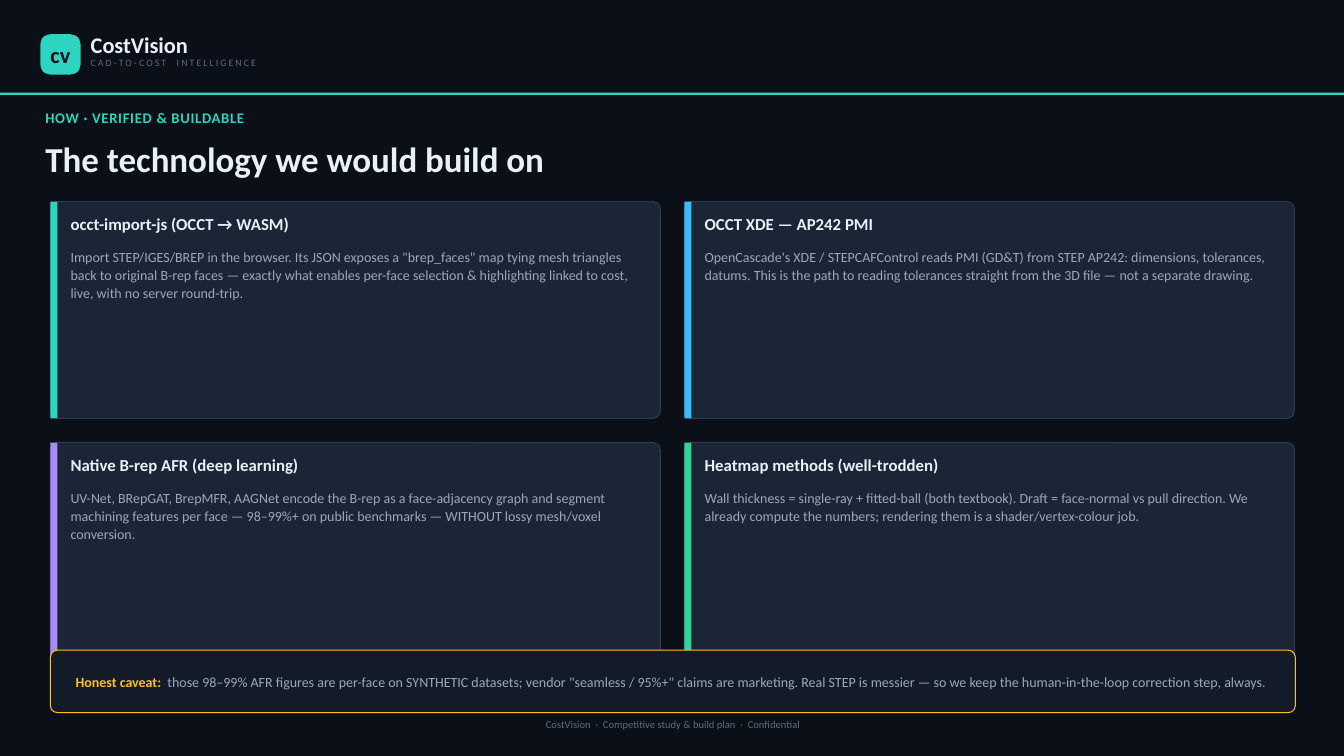
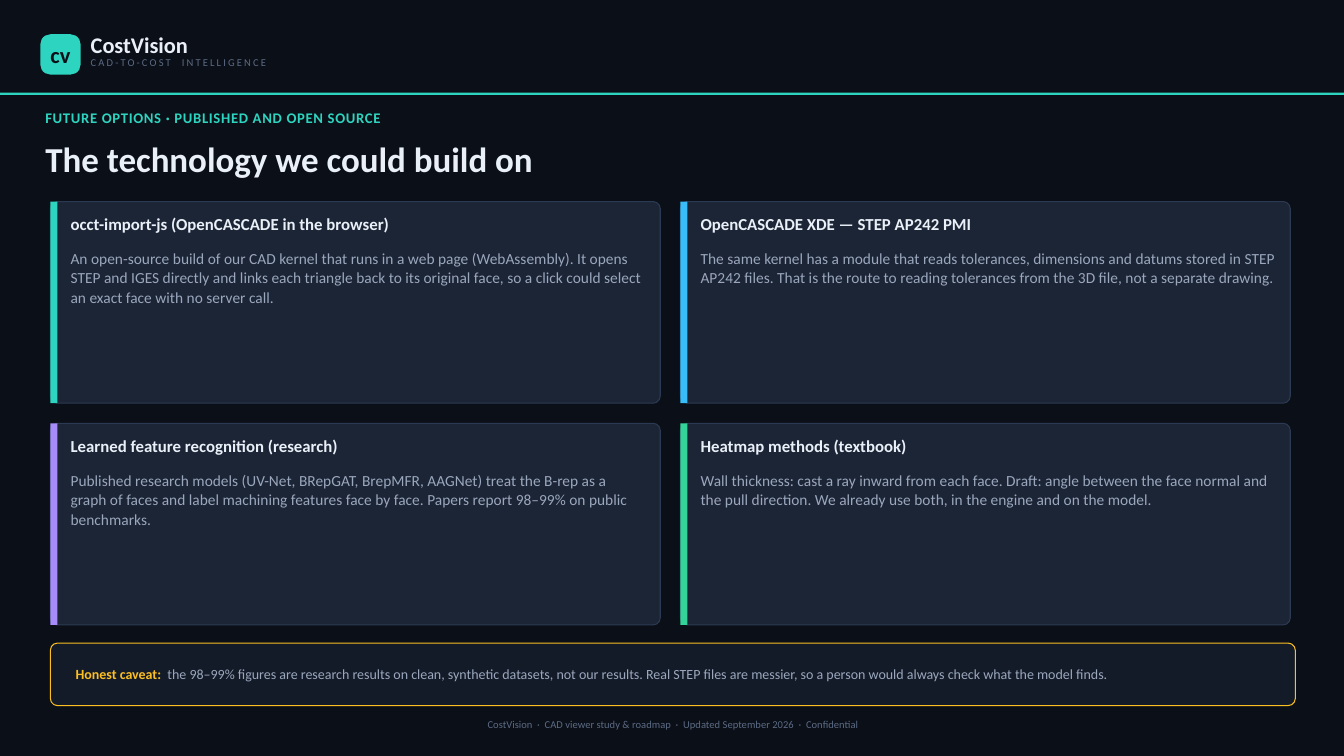
Before and after one commit to bhosaleavinash546/leamington-marathi, a slide deck: slide 8 of CostVision-3D-CAD-Viewer-Study-and-Roadmap.pptx. Drawn at 1344x756 pixels with LibreOffice and Linux fonts; fonts in the diff are those of the drawing. Boxes give left, top, right and bottom in pixels: in the first picture for what was removed or moved away, otherwise in the second. Text is boxed around its words. In the diff, an @@ line names an element or a change of style, - is before the commit and + after.

```diff
--- a/CostVision-3D-CAD-Viewer-Study-and-Roadmap.pptx
+++ b/CostVision-3D-CAD-Viewer-Study-and-Roadmap.pptx
@@ text "CAD-TO-COST INTELLIGENCE" at bbox=[91, 59, 266, 66]: size 7 to 7.5 pt @@
@@ text at bbox=[45, 113, 381, 123]: text changed @@
-HOW · VERIFIED & BUILDABLE
+FUTURE OPTIONS · PUBLISHED AND OPEN SOURCE
@@ text at bbox=[45, 147, 533, 178]: text changed @@
-The technology we would build on
+The technology we could build on
@@ rounded rectangle: place and size @@
-rounded rectangle at bbox=[50, 202, 660, 418]
+rounded rectangle at bbox=[50, 202, 660, 403]
@@ rectangle: place and size @@
-rectangle at bbox=[50, 202, 57, 418]
+rectangle at bbox=[50, 202, 57, 403]
@@ rounded rectangle: place and size @@
-rounded rectangle at bbox=[685, 202, 1295, 418]
+rounded rectangle at bbox=[681, 202, 1291, 403]
@@ rectangle: place and size @@
-rectangle at bbox=[685, 202, 692, 418]
+rectangle at bbox=[681, 202, 688, 403]
@@ text at bbox=[71, 217, 388, 233]: text changed @@
-occt-import-js (OCCT → WASM)
+occt-import-js (OpenCASCADE in the browser)
@@ text at bbox=[701, 219, 971, 233]: text changed @@
-OCCT XDE — AP242 PMI
+OpenCASCADE XDE — STEP AP242 PMI
@@ text at bbox=[71, 253, 641, 303]: text changed; size 10 to 11 pt @@
-Import STEP/IGES/BREP in the browser. Its JSON exposes a "brep_faces" map tying mesh triangles back to original B-rep faces — exactly what enables per-face selection & highlighting linked to cost, live, with no server round-trip.
+An open-source build of our CAD kernel that runs in a web page (WebAssembly). It opens STEP and IGES directly and links each triangle back to its original face, so a click could select an exact face with no server call.
@@ text at bbox=[701, 253, 1275, 286]: text changed; size 10 to 11 pt @@
-OpenCascade's XDE / STEPCAFControl reads PMI (GD&T) from STEP AP242: dimensions, tolerances, datums. This is the path to reading tolerances straight from the 3D file — not a separate drawing.
+The same kernel has a module that reads tolerances, dimensions and datums stored in STEP AP242 files. That is the route to reading tolerances from the 3D file, not a separate drawing.
@@ rounded rectangle: place and size @@
-rounded rectangle at bbox=[50, 443, 660, 659]
+rounded rectangle at bbox=[50, 423, 660, 625]
@@ rectangle: place and size @@
-rectangle at bbox=[50, 443, 57, 659]
+rectangle at bbox=[50, 423, 57, 625]
@@ text at bbox=[71, 440, 338, 455]: text changed @@
-Native B-rep AFR (deep learning)
+Learned feature recognition (research)
@@ proportions changed in 4 elements at bbox=[50, 202, 660, 403], bbox=[681, 202, 1291, 403], bbox=[50, 423, 660, 625], bbox=[681, 423, 1291, 625] @@
@@ rounded rectangle: place and size @@
-rounded rectangle at bbox=[685, 443, 1295, 659]
+rounded rectangle at bbox=[681, 423, 1291, 625]
@@ rectangle: place and size @@
-rectangle at bbox=[685, 443, 692, 659]
+rectangle at bbox=[681, 423, 688, 625]
@@ text at bbox=[701, 440, 907, 455]: text changed @@
-Heatmap methods (well-trodden)
+Heatmap methods (textbook)
@@ text at bbox=[71, 475, 627, 525]: text changed; size 10 to 11 pt @@
-UV-Net, BRepGAT, BrepMFR, AAGNet encode the B-rep as a face-adjacency graph and segment machining features per face — 98–99%+ on public benchmarks — WITHOUT lossy mesh/voxel conversion.
+Published research models (UV-Net, BRepGAT, BrepMFR, AAGNet) treat the B-rep as a graph of faces and label machining features face by face. Papers report 98–99% on public benchmarks.
@@ text at bbox=[701, 475, 1268, 508]: text changed; size 10 to 11 pt @@
-Wall thickness = single-ray + fitted-ball (both textbook). Draft = face-normal vs pull direction. We already compute the numbers; rendering them is a shader/vertex-colour job.
+Wall thickness: cast a ray inward from each face. Draft: angle between the face normal and the pull direction. We already use both, in the engine and on the model.
@@ rounded rectangle: place and size @@
-rounded rectangle at bbox=[50, 650, 1296, 713]
+rounded rectangle at bbox=[50, 643, 1296, 706]
@@ text at bbox=[76, 669, 1107, 682]: text changed @@
-Honest caveat: those 98–99% AFR figures are per-face on SYNTHETIC datasets; vendor "seamless / 95%+" claims are marketing. Real STEP is messier — so we keep the human-in-the-loop correction step, always.
+Honest caveat: the 98–99% figures are research results on clean, synthetic datasets, not our results. Real STEP files are messier, so a person would always check what the model finds.
@@ text at bbox=[488, 721, 858, 730]: text changed @@
-CostVision · Competitive study & build plan · Confidential
+CostVision · CAD viewer study & roadmap · Updated September 2026 · Confidential
```
Also in this commit, not shown: 14 other slides changed, 1 slide added, 1 slide removed, 1 other file.
